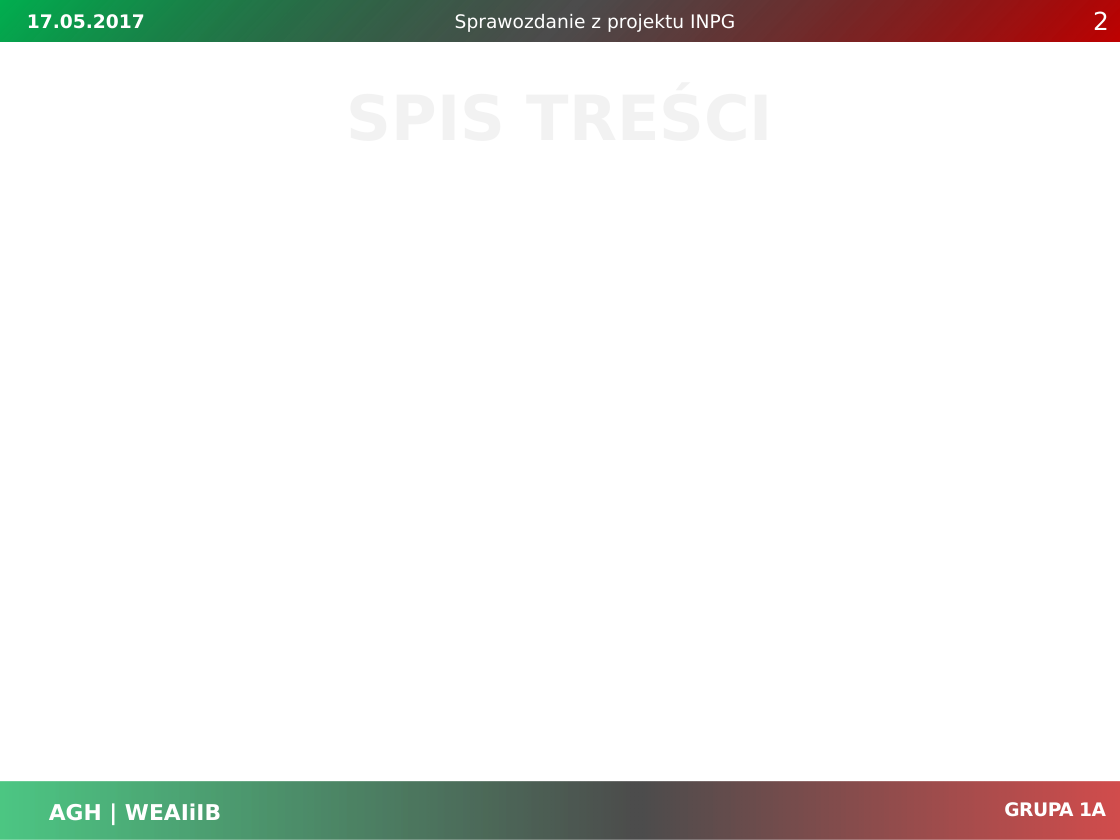
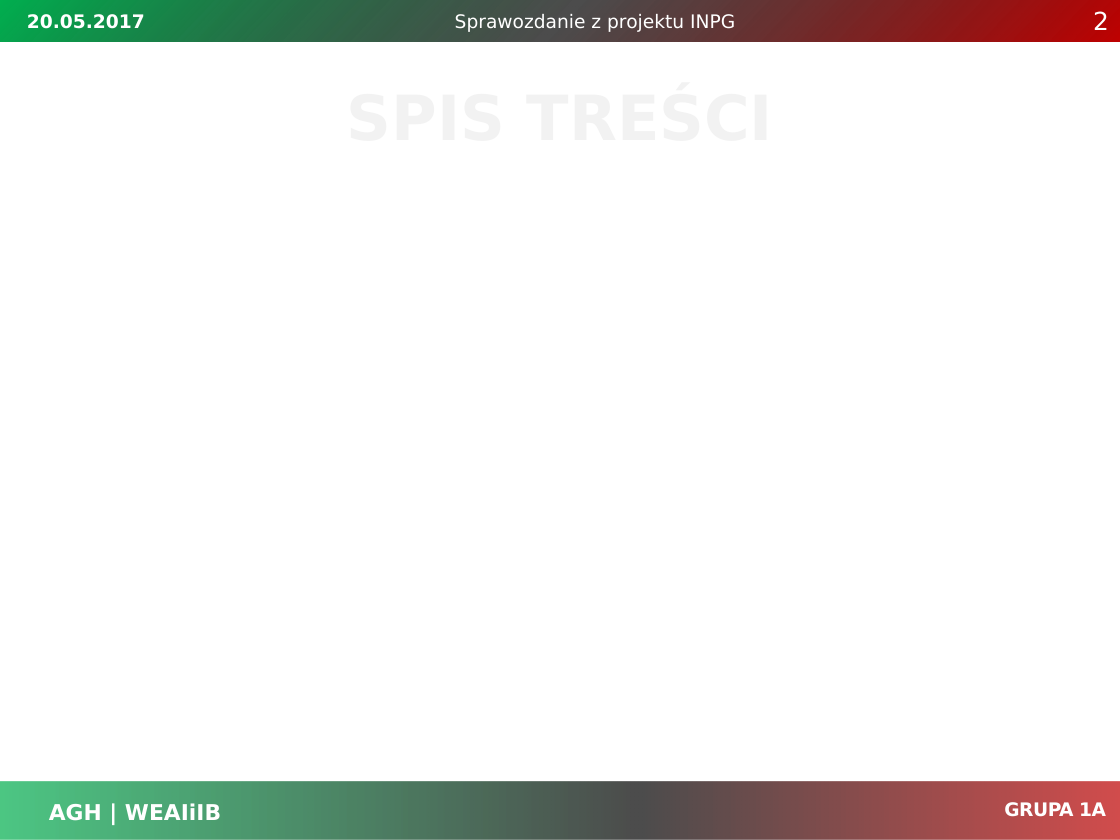
Before and after one commit to hubdworniok/warcaby, a slide deck: slide 2 of Dokumentacja/prezentacja_sprawozdanie.pptx. Drawn at 1120x840 pixels with LibreOffice and Linux fonts; fonts in the diff are those of the drawing; background and template pictures are left out. Boxes give left, top, right and bottom in pixels: in the first picture for what was removed or moved away, otherwise in the second. Text is boxed around its words. In the diff, an @@ line names an element or a change of style, - is before the commit and + after.

```diff
--- a/Dokumentacja/prezentacja_sprawozdanie.pptx
+++ b/Dokumentacja/prezentacja_sprawozdanie.pptx
@@ text at [27,14,145,29]: text changed @@
-17.05.2017
+20.05.2017
```
Also in this commit, not shown: 6 other slides changed.
